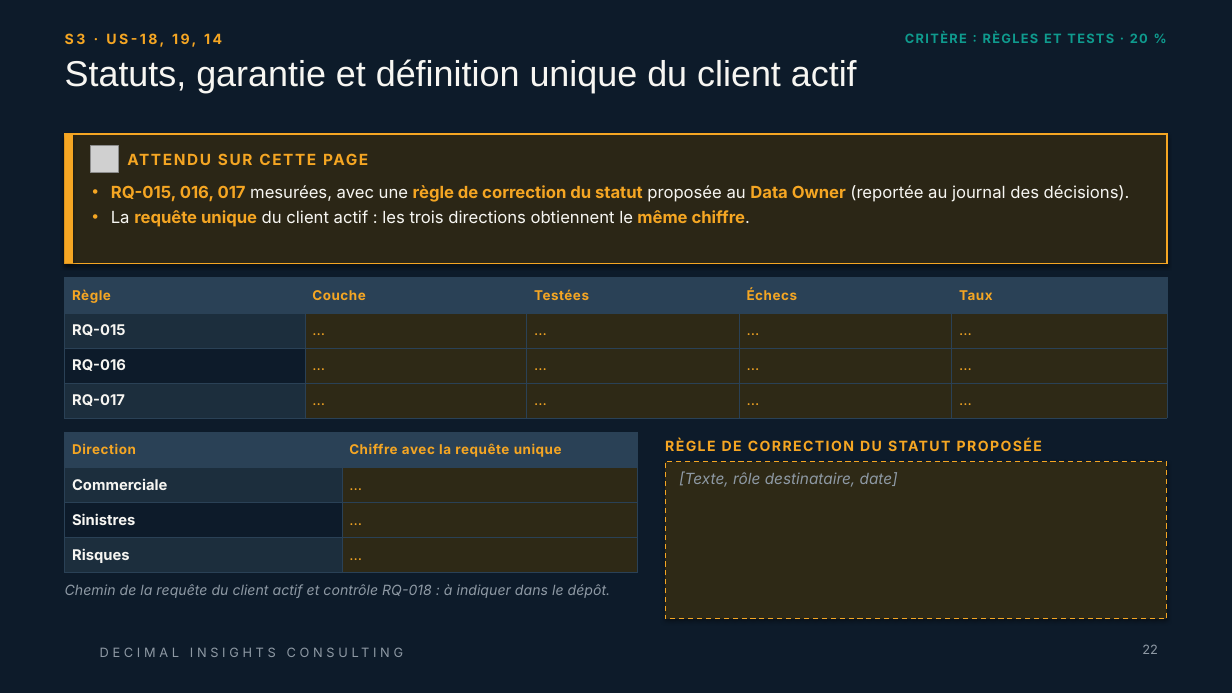
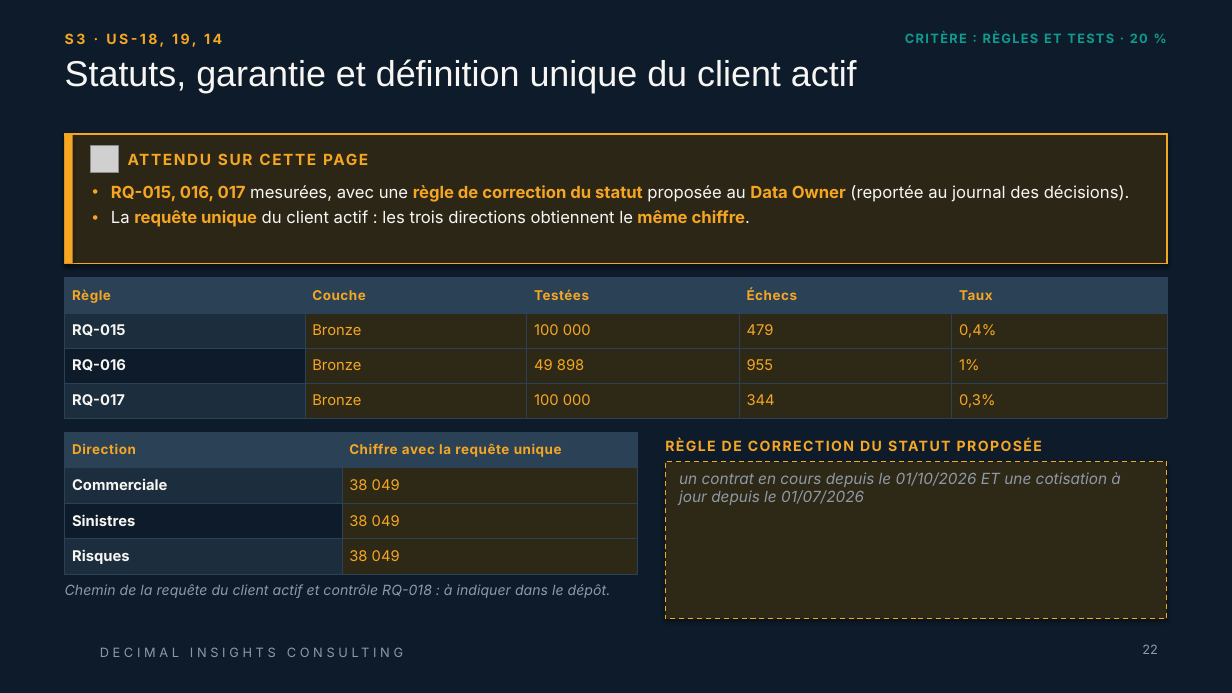
Before and after one commit to 0TRDavid/td-qualite-g00, a slide deck: slide 22 of livrables/Livrable_Groupe_TD_AssurConnect.pptx. Drawn at 1232x693 pixels with LibreOffice and Linux fonts; fonts in the diff are those of the drawing; grey boxes stand for pictures; background and template pictures are left out. Boxes give left, top, right and bottom in pixels: in the first picture for what was removed or moved away, otherwise in the second. Text is boxed around its words. In the diff, an @@ line names an element or a change of style, - is before the commit and + after.

```diff
--- a/livrables/Livrable_Groupe_TD_AssurConnect.pptx
+++ b/livrables/Livrable_Groupe_TD_AssurConnect.pptx
@@ table at (65, 278, 1167, 419) @@
-row 2: RQ-015 | … | … | … | …
+row 2: RQ-015 | Bronze | 100 000 | 479 | 0,4%
-row 3: RQ-016 | … | … | … | …
+row 3: RQ-016 | Bronze | 49 898 | 955 | 1%
-row 4: RQ-017 | … | … | … | …
+row 4: RQ-017 | Bronze | 100 000 | 344 | 0,3%
@@ table at (65, 433, 638, 575) @@
-row 2, column 2: …
+row 2, column 2: 38 049
-row 3, column 2: …
+row 3, column 2: 38 049
-row 4, column 2: …
+row 4, column 2: 38 049
@@ text in rectangle at (679, 472, 1120, 505): text changed @@
-[Texte, rôle destinataire, date]
+un contrat en cours depuis le 01/10/2026 ET une cotisation à jour depuis le 01/07/2026
```
Also in this commit, not shown: 5 other slides changed, 1 other file.
